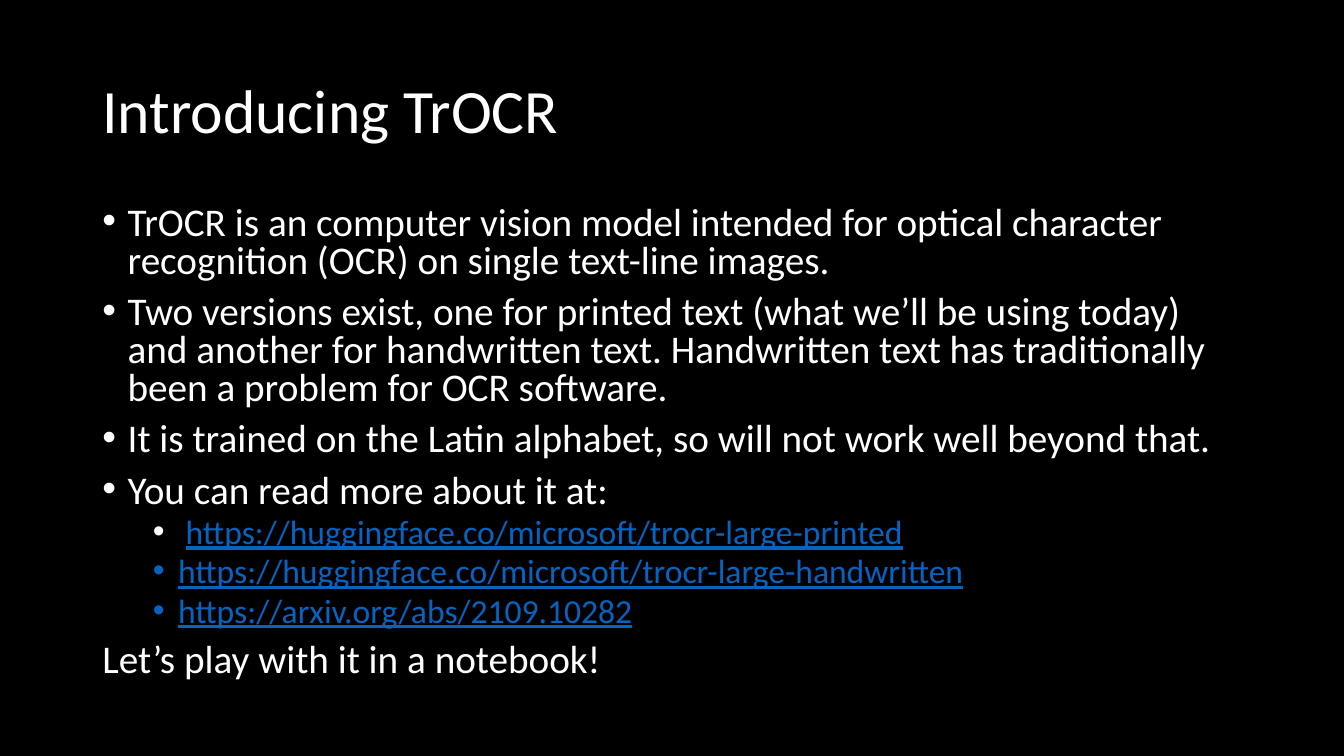
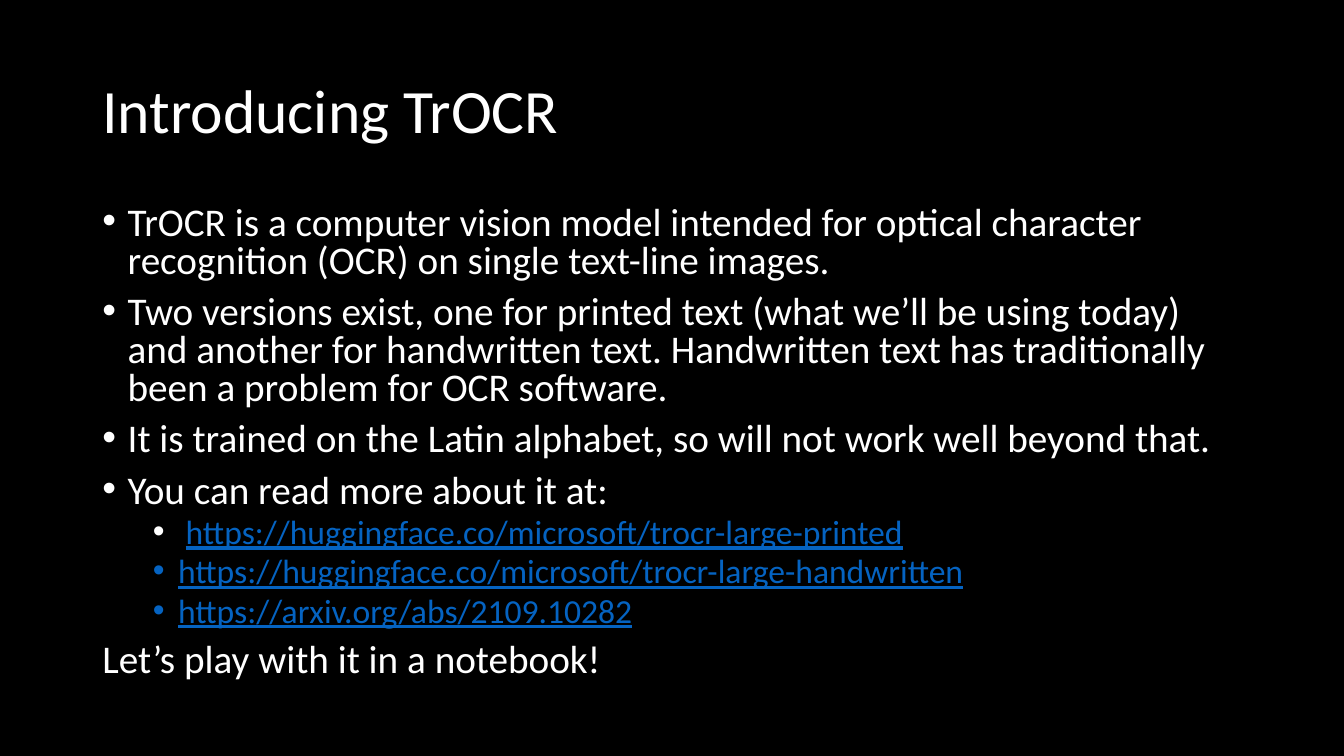
Before and after one commit to RobertKoehlmoos/getting-into-trouble-with-machine-learning-models, a slide deck: slide 15 of machine_learning_trouble.pptx. Drawn at 1344x756 pixels with LibreOffice and Linux fonts; fonts in the diff are those of the drawing. Boxes give left, top, right and bottom in pixels: in the first picture for what was removed or moved away, otherwise in the second. Text is boxed around its words. In the diff, an @@ line names an element or a change of style, - is before the commit and + after.

```diff
--- a/machine_learning_trouble.pptx
+++ b/machine_learning_trouble.pptx
@@ text at (128,208,1142,281): text changed @@
-• TrOCR is an computer vision model intended for optical character recognition (OCR) on single text-line images.
+• TrOCR is a computer vision model intended for optical character recognition (OCR) on single text-line images.
```
Also in this commit, not shown: 4 other slides changed, 5 other files.
